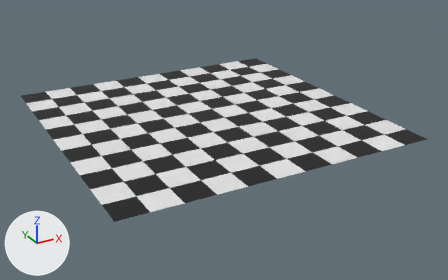
The glTF model plane.glb: old version first, new version second.
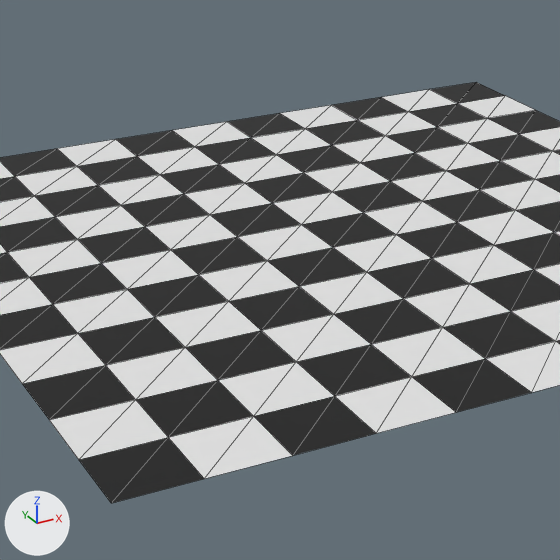
Each version is shown whole from a camera (50 mm lens) standing at (-17.6, -34.4, 15.2) and looking at (0.7, -1.3, -1.4), then close up on the part from 16% to 64% of the width and 9% to 87% of the height. The axes (+X, +Y, +Z) are drawn at lower left. The lights are the same throughout. The close-ups show mesh edges as thin lines. Where no turn or scale is listed for an object, it has been applied to the vertices. Vertices at the same position are counted once.
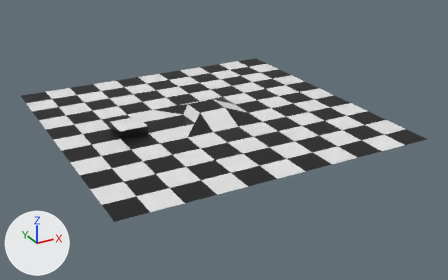
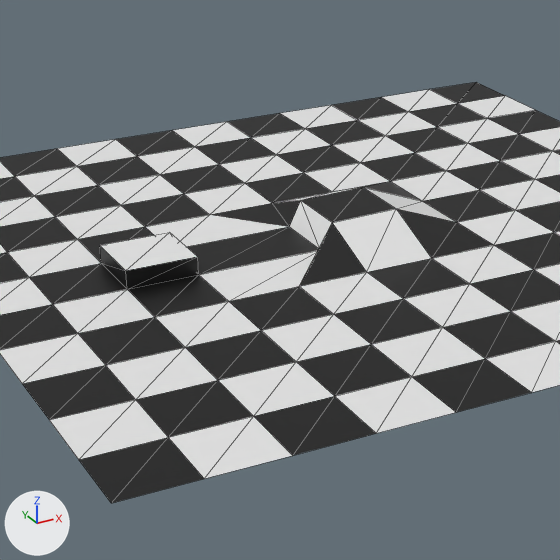
Commit message: add jumpers to plane

Where the change shows, as pixel boxes [x1, y1, x2, y2] in the close-ups (560 x 560 px):
part 1 of me_plane, built on
    before: [102, 181, 457, 301]
    after: [100, 181, 457, 301]

The change in detail:
me_plane is used by ob_plane; location (0.0, 0.0, 0.0).
me_plane had 144 vertices, 242 faces and spanned x -10.0..10.0, y -10.0..10.0, z 0.0.
me_plane now has 148 vertices, 250 faces and spans x -10.0..10.0, y -10.0..10.0, z 0.0..0.7.
Part 1, on me_plane:
2 faces are deleted.
4 vertices in x -0.9..0.9, y -0.9..0.9, z 0.0 move by (0.0, 0.0, 0.7).
2 vertices move from x -2.7, y -0.9..0.9, z 0.0 to x -1.3, y -0.9..0.9, z 0.0.
4 vertices are added at (-6.4, -0.9, 0.5), (-6.4, 0.9, 0.5), (-4.5, -0.9, 0.5), (-4.5, 0.9, 0.5).
8 new faces join them, mat_material_001 (black #000000).
2 new faces join them, mat_material (white #e7e7e7).
